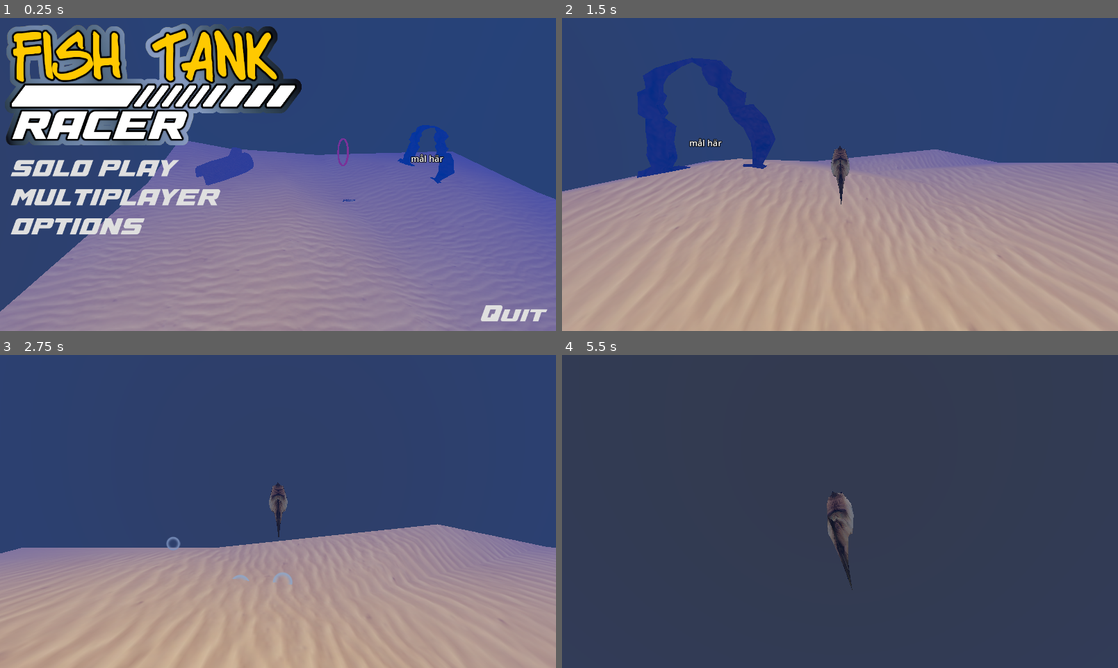
Above: before the commit, frames 1-4 (two rows, left to right).
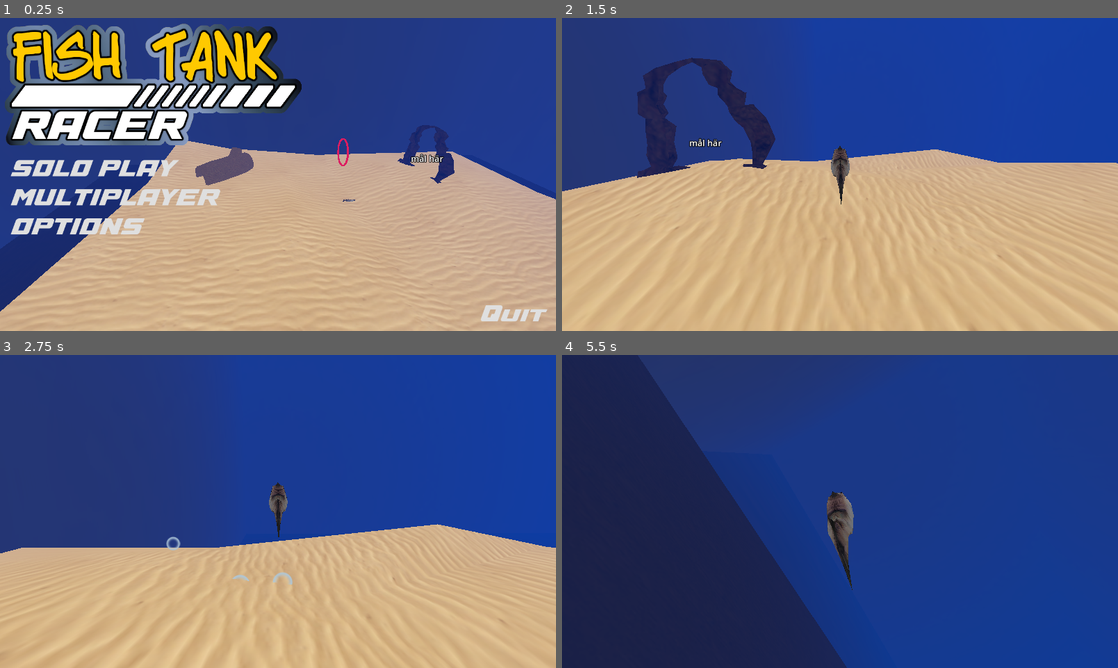
Above: after the commit, the same moments.

Repository: henkehedstrom/dj-scaled
Game: Godot game, scene res://Scenes/menu.tscn
The game is run twice, just before and just after one commit, with the same random seed, the same clock (stepped at 60 frames per second) and the same inputs.
Inputs (mouse positions are in pixels of both pictures, inside the frame that each line leads up to):
- Up to frame 1 (0.25 s): no input
- Up to frame 2 (1.5 s): click "SOLO PLAY" at 0.5 s; move the mouse to (867, 174) at 1.27 s; hold W (forward) from 1.28 s (still down); hold P (mouse_capture) from 1.28 s (still down)
- Up to frame 3 (2.75 s): move the mouse to (166, 527) at 2.02 s; release W (forward) at 2.03 s; release P (mouse_capture) at 2.03 s; hold S (back) from 2.03 s (still down); tap P (mouse_capture) at 2.1 s
- Up to frame 4 (5.5 s): move the mouse to (895, 442) at 2.77 s; release S (back) at 2.78 s; hold D (right) 2.78-3.53 s; hold P (mouse_capture) 2.78-3.53 s; move the mouse to (812, 574) at 3.52 s; hold W (forward) 3.53-4.28 s; tap P (mouse_capture) at 3.6, 5.1 s; move the mouse to (1006, 558) at 4.27 s; hold P (mouse_capture) 4.28-5.03 s; hold A (left) from 4.28 s (still down); move the mouse to (673, 464) at 5.02 s

The runs differ from the first frame. In frame 1, 48% of the frame differs, in the area x 0-100%, y 33-100%; in frame 2, 84%; in frame 3, 76%; in frame 4, 93%, in the area x 0-100%, y 0-100%.

Commit message:
Add room

Diff:
--- a/level.tscn
+++ b/level.tscn
@@ -6,11 +6,13 @@
 [ext_resource type="PackedScene" uid="uid://d3xkytfl7anrt" path="res://FelixMapp_KOLLA_INTE/Helper/DebugText3D.tscn" id="4_ahg30"]
 [ext_resource type="PackedScene" uid="uid://lrvi0rtejd1x" path="res://Models/log.glb" id="5_esn3x"]
 [ext_resource type="PackedScene" uid="uid://b5xxl1ntiwr5v" path="res://Scenes/ring.tscn" id="6_gx6fg"]
+[ext_resource type="PackedScene" uid="uid://cjehvbmtgyhv6" path="res://Models/table.glb" id="7_l2r0a"]
+[ext_resource type="PackedScene" uid="uid://cjylhaki4plr5" path="res://Models/room.glb" id="8_fkvvu"]
 
 [sub_resource type="Environment" id="Environment_gtjgw"]
 fog_enabled = true
-fog_light_color = Color(0, 0.223529, 0.670588, 1)
-fog_density = 0.009
+fog_light_color = Color(0, 0.309804, 0.894118, 1)
+fog_density = 0.001
 
 [node name="Level" type="Node3D"]
 
@@ -37,3 +39,9 @@
 
 [node name="ring" parent="." instance=ExtResource("6_gx6fg")]
 transform = Transform3D(1, 0, 0, 0, -4.37114e-08, -1, 0, 1, -4.37114e-08, -58.4583, 23.9648, 0)
+
+[node name="table" parent="." instance=ExtResource("7_l2r0a")]
+transform = Transform3D(6.13599, 0, 0, 0, 6.13599, 0, 0, 0, 6.13599, 1.05005, -5.82212, 5.09757)
+
+[node name="room" parent="." instance=ExtResource("8_fkvvu")]
+transform = Transform3D(7.32251, 0, 0, 0, 7.32251, 0, 0, 0, 7.32251, 158.62, 55.1293, -142.479)
Binary file added: Models/room.glb
Not shown, added: Models/room.glb.import
Binary file added: Models/room_metal.png
Not shown, added: Models/room_metal.png.import
Binary file added: Models/room_white_wallpaper.png
Not shown, added: Models/room_white_wallpaper.png.import
Binary file added: Models/room_wood_table.png
Not shown, added: Models/room_wood_table.png.import
Binary file added: Models/table.glb
Not shown, added: Models/table.glb.import
Binary file added: Textures/table_wood_table.png
Not shown, added: Textures/table_wood_table.png.import
(and 1 more such lines)
